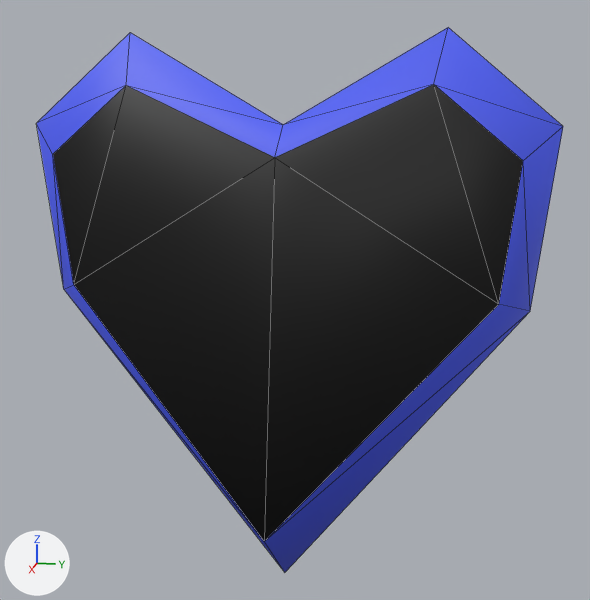
Before and after pictures for a commit that changed the OBJ model src/models/gui/heart_p2.obj.
The view is the same before and after, from a 50 mm camera at (33.9, 7.3, 7.8) aimed at (1.5, 0.8, -0.3). The axes (+X, +Y, +Z) are drawn at lower left. The lights are the same throughout. Mesh edges are drawn as thin lines. Where no turn or scale is listed for an object, it has been applied to the vertices.

In view in the first picture: 'heart_p2'.
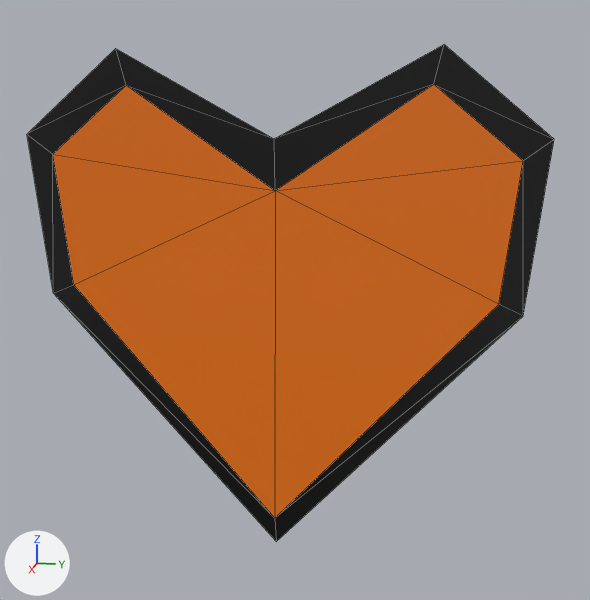
Diff of the bpy script that builds the scene:
```diff
--- a/src/models/gui/heart_p2.obj.py
+++ b/src/models/gui/heart_p2.obj.py
@@ me_heart_p2 @@
 # used by ob_heart_p2; location = (0.0, 0.0, 0.0)
-me_heart_p2.from_pydata(...)  # 16 vertices, 22 faces; spans x 0.0..4.1, y -11.1..11.1, z -14.0..10.5
-me_heart_p2.vertices[0].co = (0.0, -10.4, -0.6)  # pixel (63, 289)
-me_heart_p2.vertices[4].co = (0.0, -11.1, 6.8)  # pixel (36, 123)
-me_heart_p2.vertices[5].co = (0.0, -6.5, 10.5)  # pixel (130, 32)
-me_heart_p2.vertices[6].co = (0.0, 10.4, -0.6)  # pixel (530, 311)
-me_heart_p2.vertices[8].co = (1.7, 0.0, 5.6)  # pixel (274, 157)
-me_heart_p2.vertices[9].co = (4.1, 0.0, -10.0)  # pixel (264, 541)
-me_heart_p2.vertices[12].co = (0.0, 0.0, 6.8)  # pixel (283, 124)
-me_heart_p2.vertices[13].co = (0.0, 0.0, -14.0)  # pixel (284, 572)
-me_heart_p2.vertices[14].co = (0.0, 11.1, 6.8)  # pixel (563, 126)
-me_heart_p2.vertices[15].co = (0.0, 6.5, 10.5)  # pixel (448, 27)
+me_heart_p2.from_pydata(...)  # 16 vertices, 22 faces; spans x 1.7..2.1, y -10.6..10.6, z -11.3..9.8
+# me_heart_p2 part 1
+me_heart_p2.vertices[0].co = (1.8, -9.9, -0.4)  # pixel (53, 293)
+me_heart_p2.vertices[4].co = (1.8, -10.6, 6.4)  # pixel (26, 134)
+me_heart_p2.vertices[5].co = (1.8, -6.5, 9.8)  # pixel (115, 48)
+me_heart_p2.vertices[6].co = (1.8, 9.9, -0.4)  # pixel (523, 316)
+me_heart_p2.vertices[8].co = (1.7, 0.0, 4.3)  # pixel (275, 190)
+me_heart_p2.vertices[9].co = (2.1, 0.0, -10.0)  # pixel (274, 518)
+me_heart_p2.vertices[12].co = (1.8, 0.0, 6.3)  # pixel (274, 138)
+me_heart_p2.vertices[13].co = (1.8, 0.0, -11.3)  # pixel (276, 541)
+me_heart_p2.vertices[14].co = (1.8, 10.6, 6.4)  # pixel (554, 139)
+me_heart_p2.vertices[15].co = (1.8, 6.5, 9.8)  # pixel (444, 44)
+# me_heart_p2 part 2: the surface is now shaded flat
 me_heart_p2.materials.append(mat_material)
```

Where the change shows, as pixel boxes (x1, y1, x2, y2) in the pictures (590 x 600 px; the box of a moved part takes in the faces that stretch with it):
'heart_p2', reshaped (8% shorter)
    before: (37, 28, 563, 572)
    after: (27, 44, 554, 542)
part 1 of me_heart_p2, moved or reshaped
    before: (37, 28, 563, 572)
    after: (27, 44, 554, 542)
